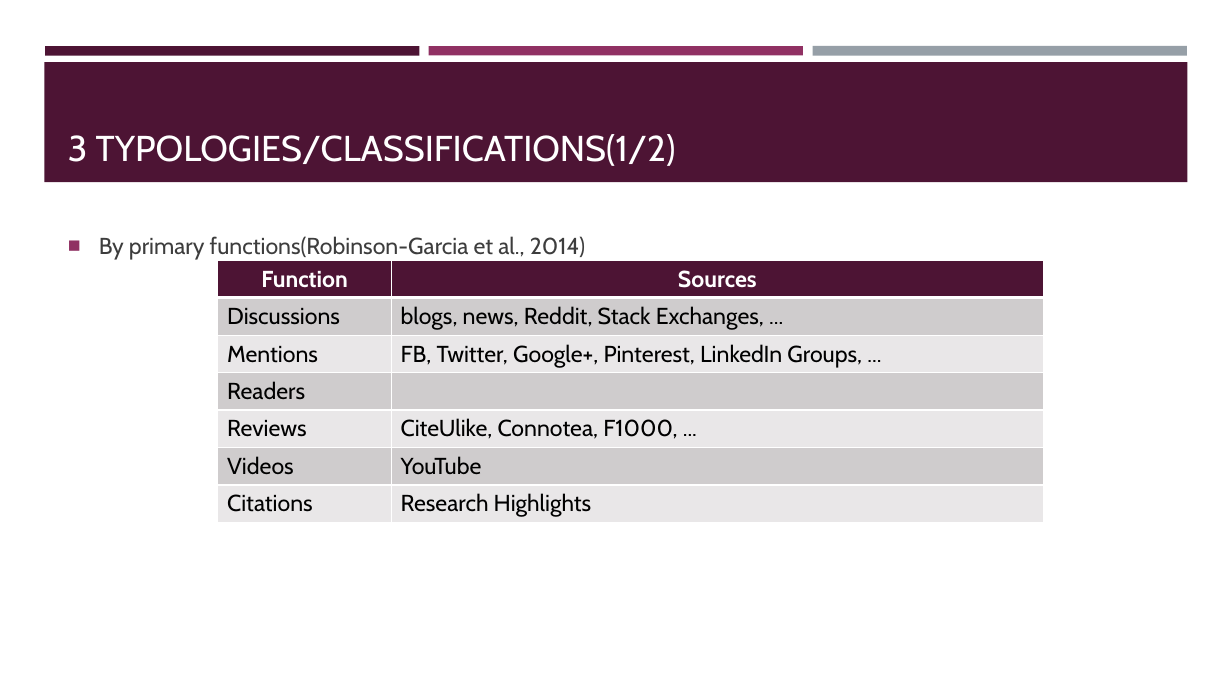
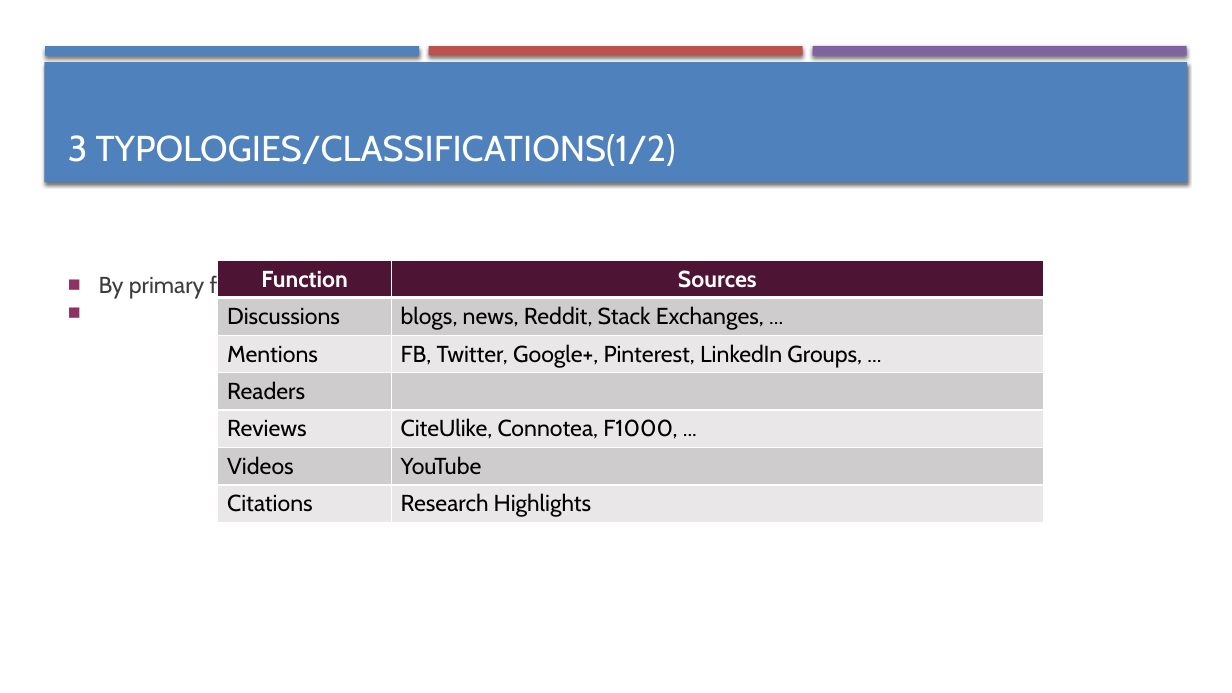
Before and after one commit to Hweemyoung/mastersdegree, a slide deck: slide 11 of altmetrics/presen/01/Altmetrics(1).pptx. Drawn at 1232x693 pixels with LibreOffice and Linux fonts; fonts in the diff are those of the drawing. Boxes give left, top, right and bottom in pixels: in the first picture for what was removed or moved away, otherwise in the second. Text is boxed around its words. In the diff, an @@ line names an element or a change of style, - is before the commit and + after.

```diff
--- a/altmetrics/presen/01/Altmetrics(1).pptx
+++ b/altmetrics/presen/01/Altmetrics(1).pptx
@@ rectangle at [45,46,420,55]: fill #4D1434 to #4F81BD; shadow on @@
@@ rectangle at [429,46,803,55]: fill #903163 to #C0504D; shadow on @@
@@ rectangle at [812,46,1187,56]: fill #969FA7 to #8064A2; shadow on @@
@@ rectangle at [44,62,1188,182]: fill #4D1434 to #4F81BD; shadow on @@
@@ text "By primary functions(Robinson-Garcia et al., ..." at [99,273,585,299]: less space between paragraphs @@
@@ table at [218,261,1044,523] @@
@@ fill #D0CCCE to #CFCCCD in 6 cells @@
@@ borders changed @@
```
Also in this commit, not shown: 19 other slides changed, 3 other files.
